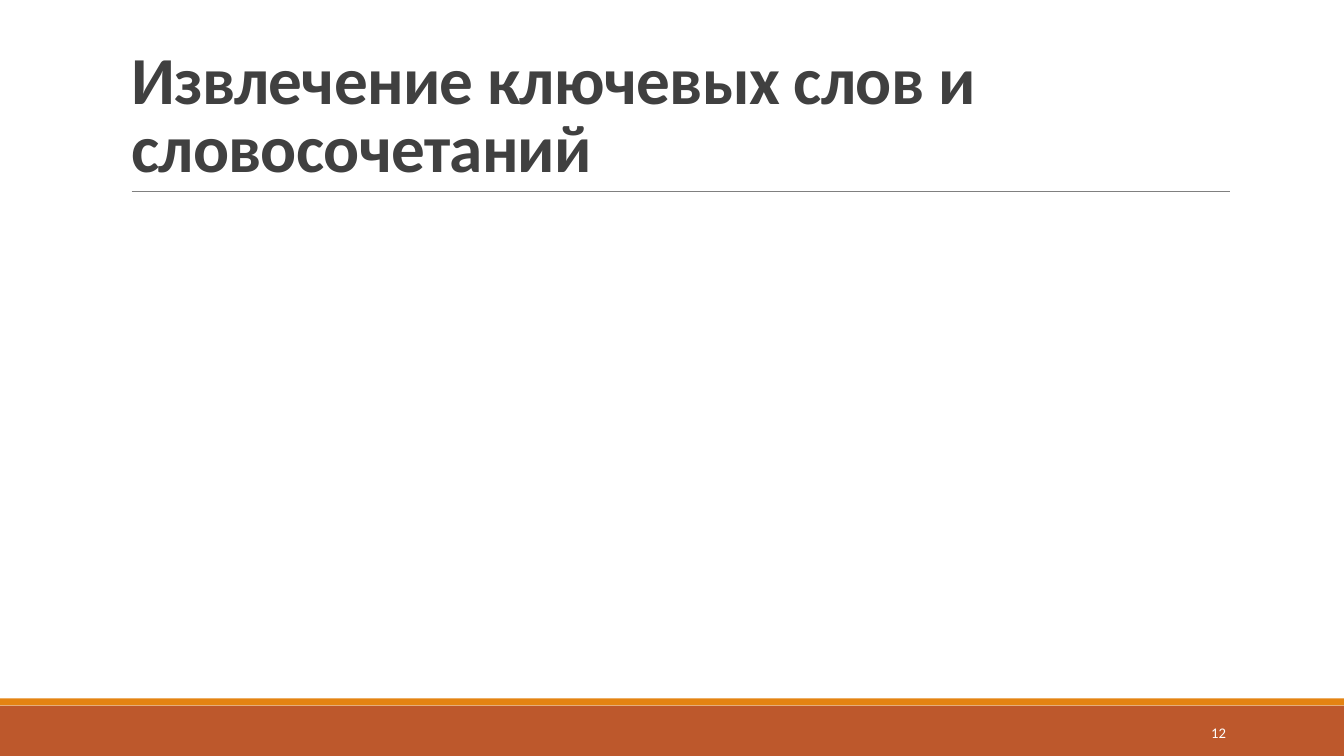
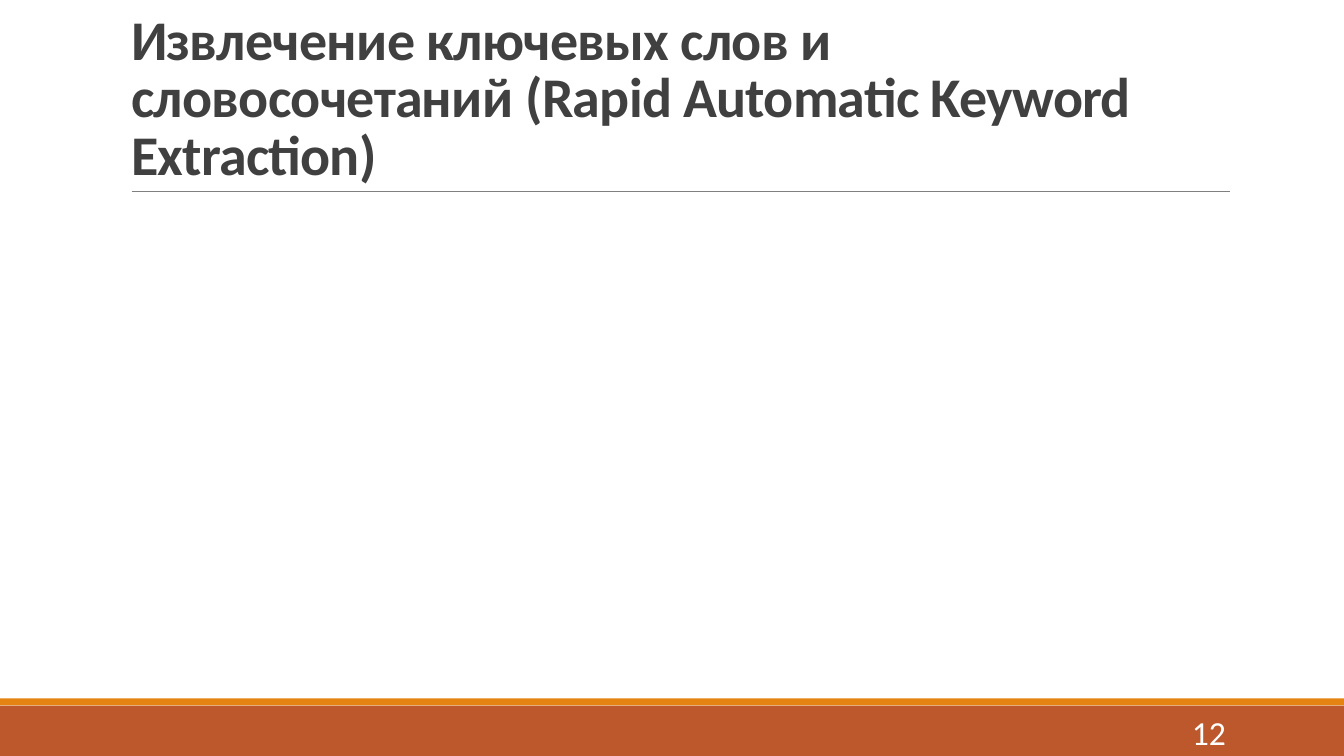
Before and after one commit to J-CITY/METADATA-EXTRACTOR, a slide deck: slide 12 of report.pptx. Drawn at 1344x756 pixels with LibreOffice and Linux fonts; fonts in the diff are those of the drawing; grey boxes stand for pictures. Boxes give left, top, right and bottom in pixels: in the first picture for what was removed or moved away, otherwise in the second. Text is boxed around its words. In the diff, an @@ line names an element or a change of style, - is before the commit and + after.

```diff
--- a/report.pptx
+++ b/report.pptx
@@ title at bbox=[131, 23, 1131, 184]: text changed; size 48 to 40 pt @@
-Извлечение ключевых слов и словосочетаний
+Извлечение ключевых слов и словосочетаний (Rapid Automatic Keyword Extraction)
@@ page number at bbox=[1192, 723, 1226, 745]: size 10.5 to 24 pt @@
```
Also in this commit, not shown: 14 other slides changed, 1 slide added, 1 slide removed, 21 other files.
